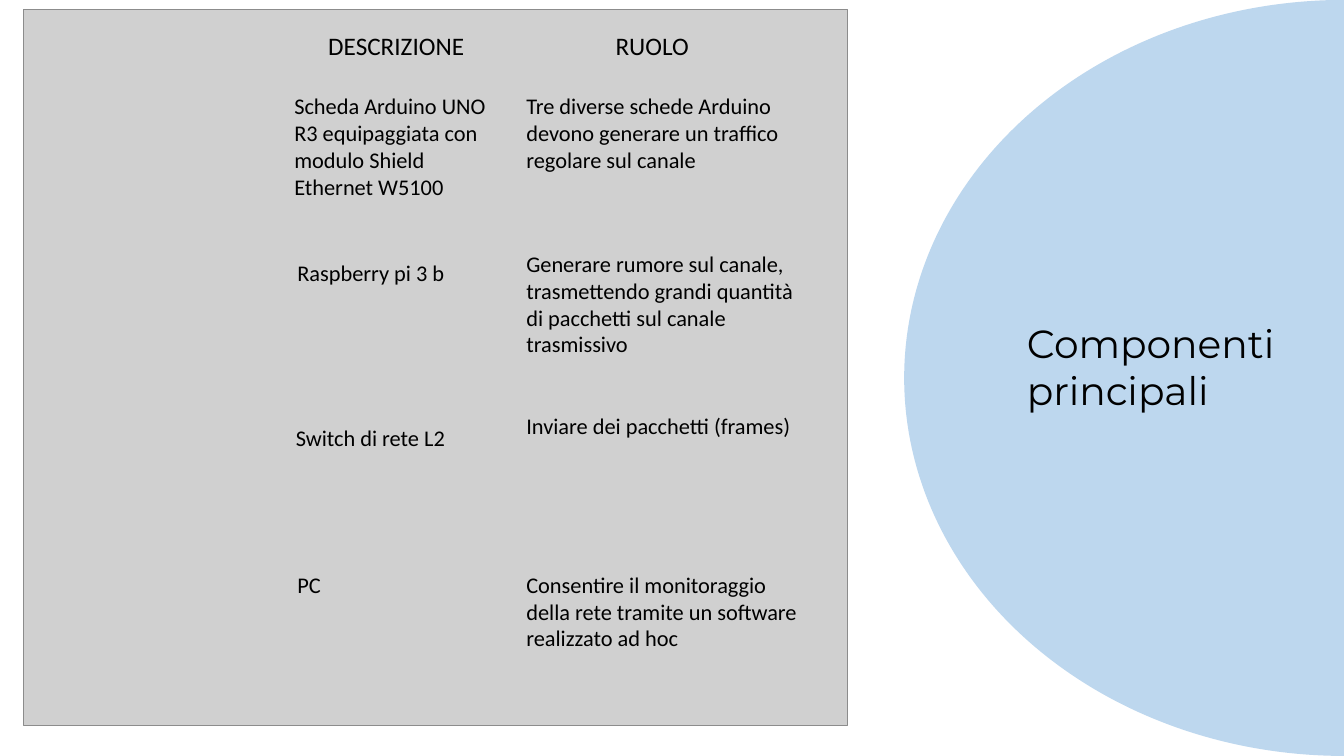
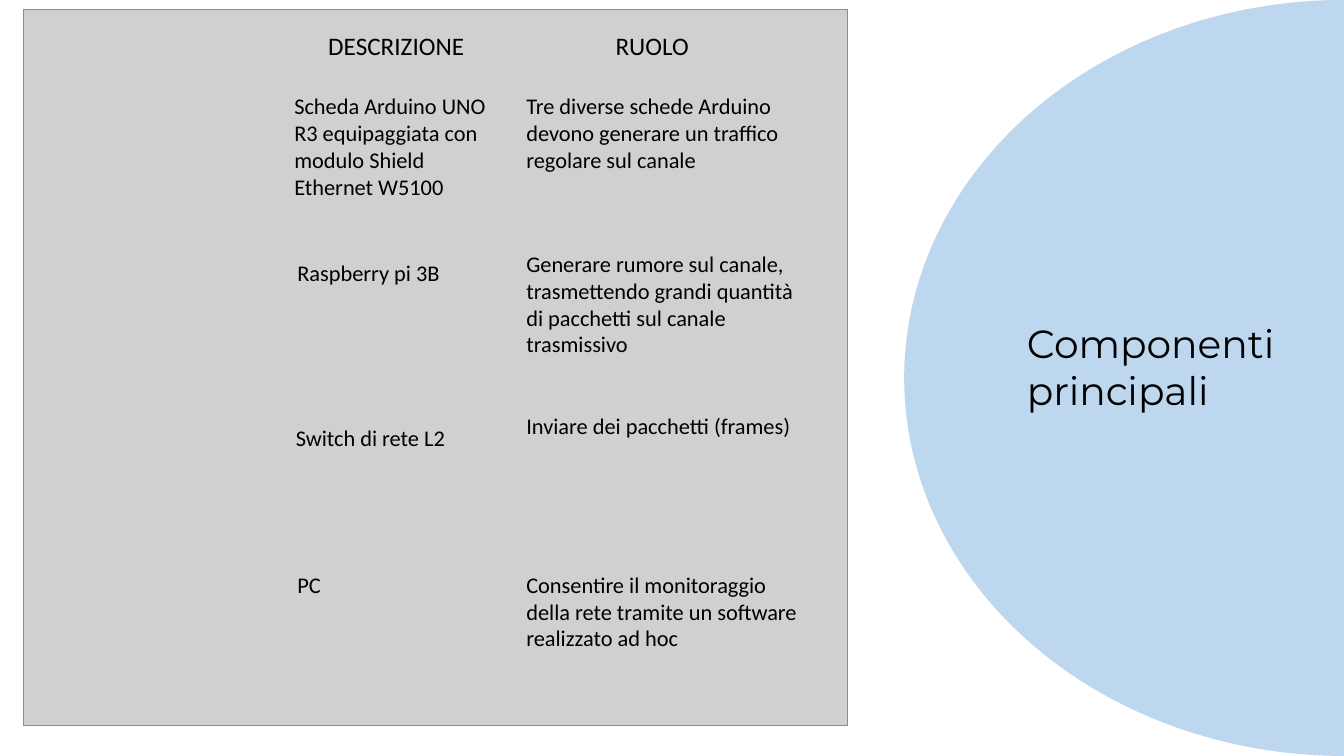
Before and after one commit to AnuarZouhri/Tirocini_git, a slide deck: slide 5 of Doc/PROGETTO DI TIROCINIO.pptx. Drawn at 1344x756 pixels with LibreOffice and Linux fonts; fonts in the diff are those of the drawing; grey boxes stand for pictures. Boxes give left, top, right and bottom in pixels: in the first picture for what was removed or moved away, otherwise in the second. Text is boxed around its words. In the diff, an @@ line names an element or a change of style, - is before the commit and + after.

```diff
--- a/Doc/PROGETTO DI TIROCINIO.pptx
+++ b/Doc/PROGETTO DI TIROCINIO.pptx
@@ text at (x1=297, y1=265, x2=439, y2=285): text changed @@
-Raspberry pi 3 b
+Raspberry pi 3B
```
Also in this commit, not shown: 5 other slides changed, 15 other files.
